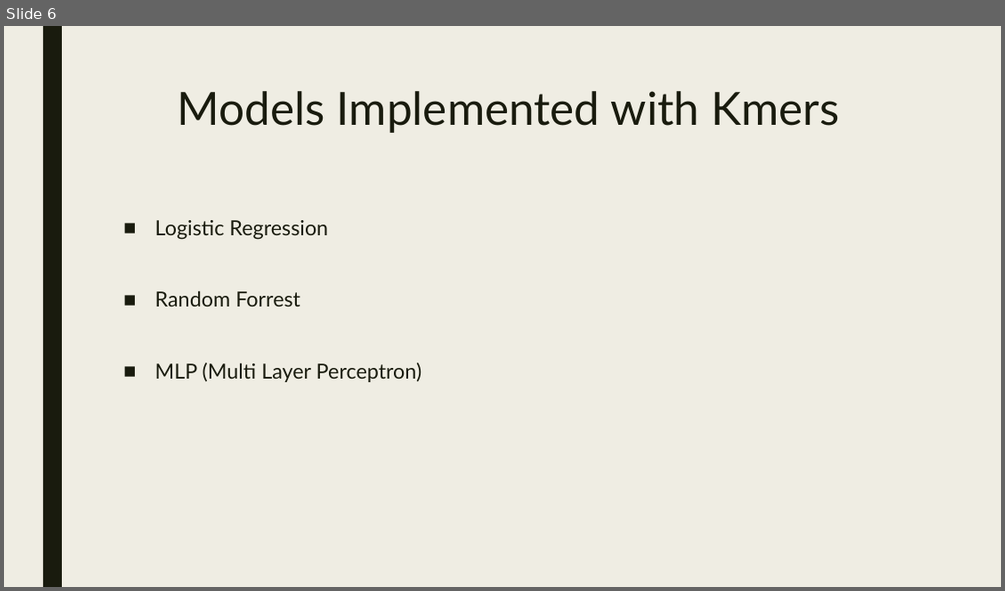
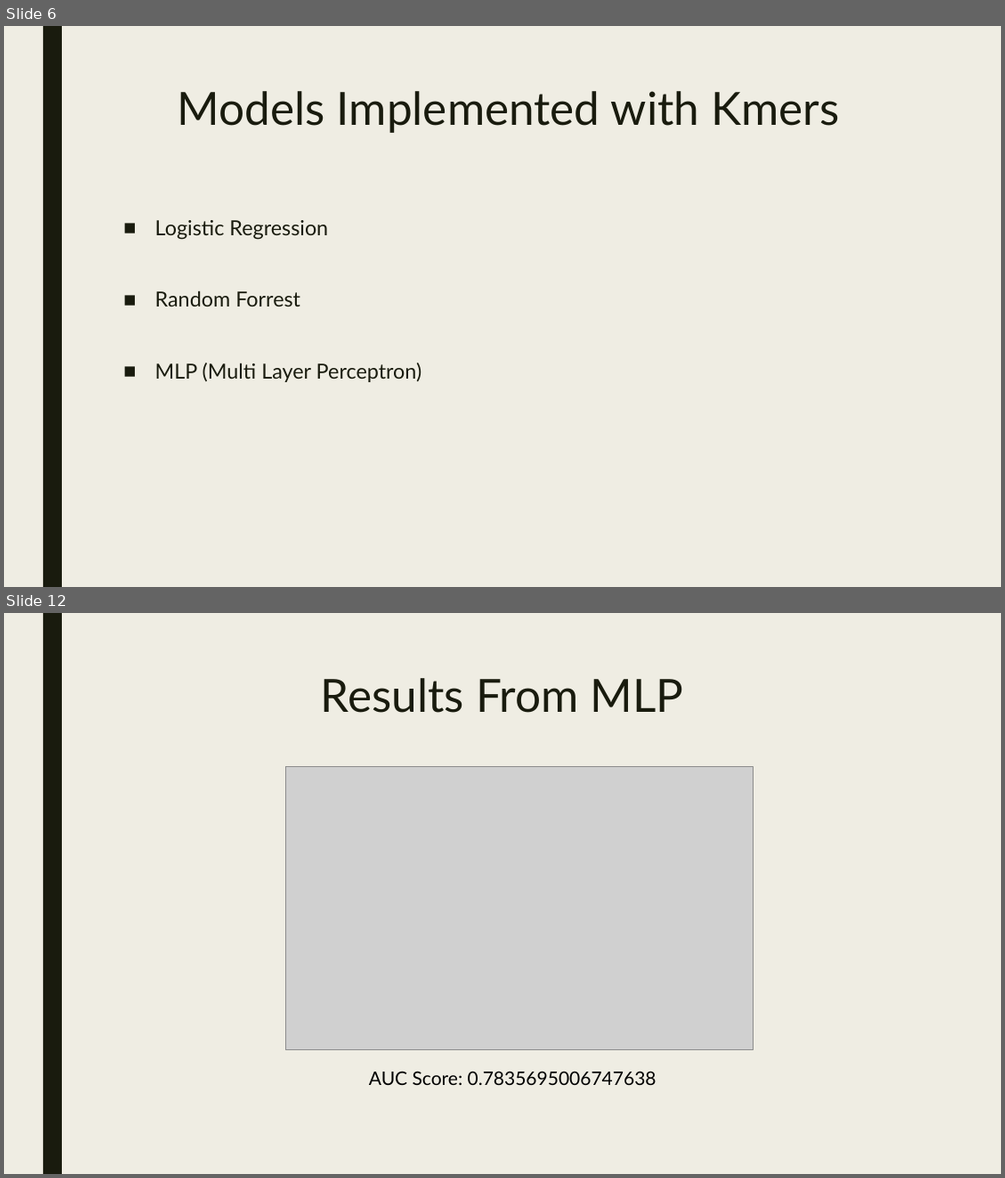
Before and after one commit to DanielLeski/CS4999-Research, a slide deck: Research Presentation.pptx. Shown one above the other, each under a label of ours: slide 6 before the commit, slides 6 and 12 after it; the slides between them are not shown. The pictures are 1005x591 and 1005x1178 pixels, drawn with LibreOffice and Linux fonts; fonts in the diff are those of the drawing; grey boxes stand for pictures. Boxes give left, top, right and bottom in pixels: in the first picture for what was removed or moved away, otherwise in the second. Text is boxed around its words. In the diff, an @@ line names an element or a change of style, - is before the commit and + after.

```diff
--- a/Research Presentation.pptx
+++ b/Research Presentation.pptx
@@ slide 12 added at [4,613,1001,1174], background #EFEDE3; not listed: 1 template element that a slide beside it also shows @@
@@ title added at [321,678,684,713], 44 pt, text #191B0E @@
+Results From MLP
@@ picture added at [286,766,752,1049] @@
@@ text added at [369,1070,656,1085], 18 pt, text #000000 @@
+AUC Score: 0.7835695006747638
```
Also in this commit, not shown: 5 slides changed, 2 other slides added, 2 other files.
